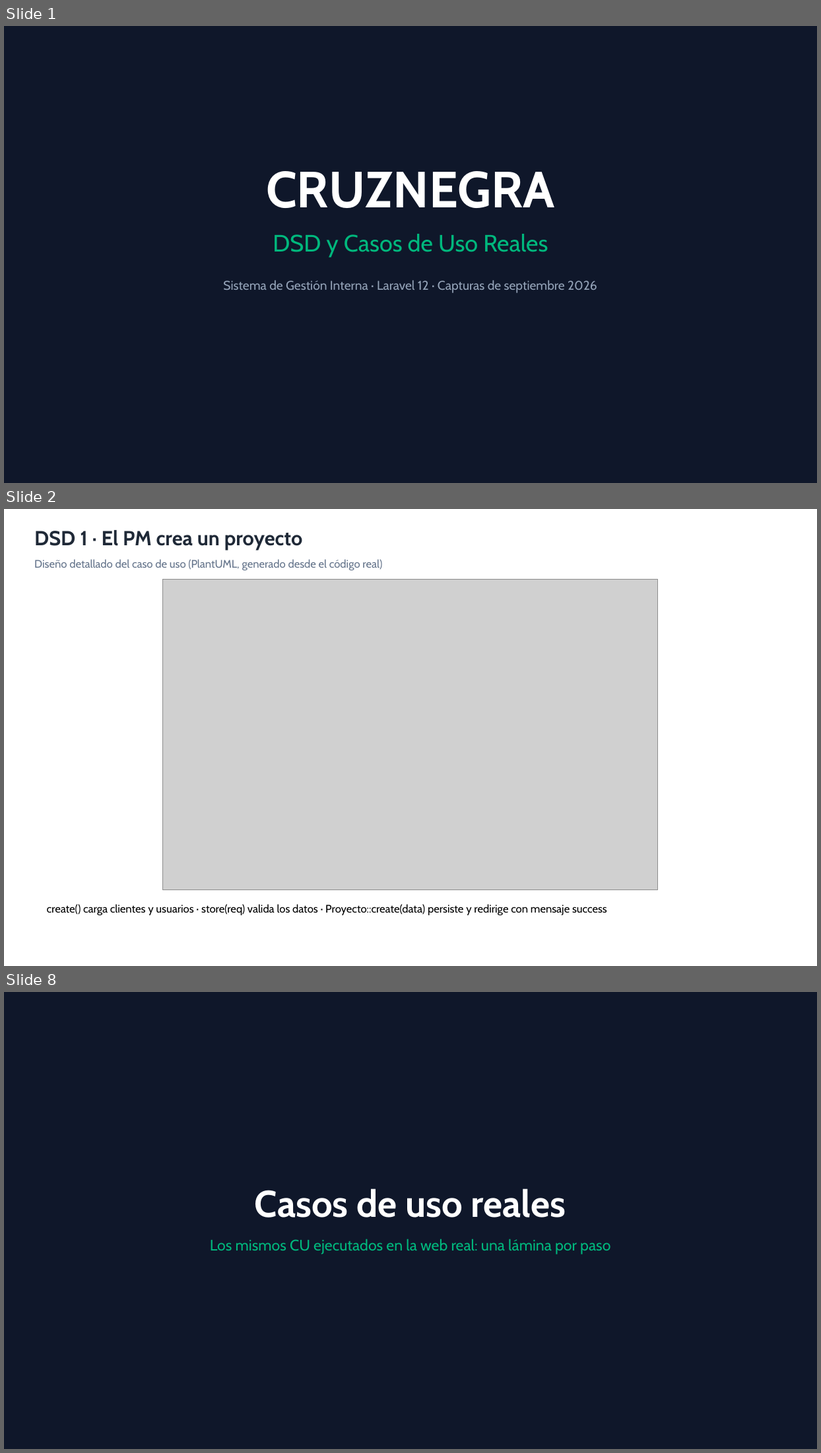
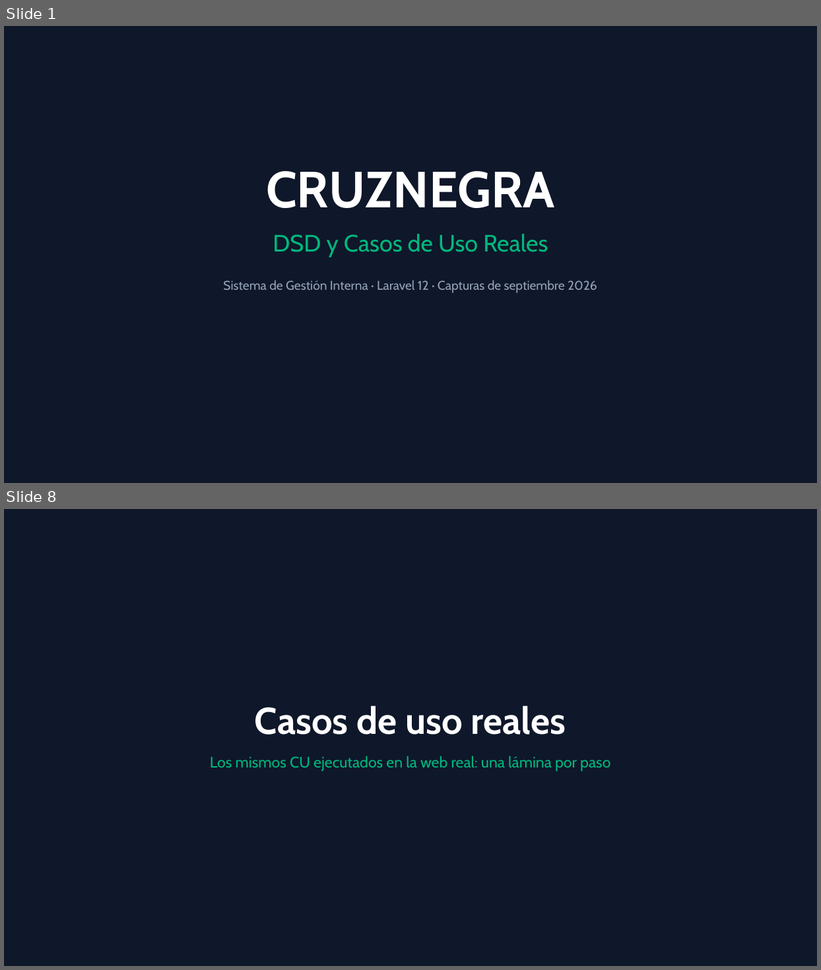
Before and after one commit to DanielOjeda25/sistema, a slide deck: docs/presentacion/CRUZNEGRA_DSD_CU_Reales.pptx. Shown one above the other, each under a label of ours: slides 1, 2 and 8 before the commit, slides 1 and 8 after it; the slides between them are not shown. The pictures are 821x1453 and 821x970 pixels, drawn with LibreOffice and Linux fonts; fonts in the diff are those of the drawing; grey boxes stand for pictures. Boxes give left, top, right and bottom in pixels: in the first picture for what was removed or moved away, otherwise in the second. Text is boxed around its words. In the diff, an @@ line names an element or a change of style, - is before the commit and + after.

```diff
--- a/docs/presentacion/CRUZNEGRA_DSD_CU_Reales.pptx
+++ b/docs/presentacion/CRUZNEGRA_DSD_CU_Reales.pptx
@@ slide 2 removed at <box>4,509,817,966</box>, background #FFFFFF @@
@@ text removed at <box>34,530,303,550</box> @@
-DSD 1 · El PM crea un proyecto
@@ text removed at <box>34,559,382,570</box> @@
-Diseño detallado del caso de uso (PlantUML, generado desde el código real)
@@ picture removed at <box>163,579,659,890</box> @@
@@ text removed at <box>47,904,607,916</box> @@
-create() carga clientes y usuarios · store(req) valida los datos · Proyecto::create(data) persiste y redirige con mensaje success
```
Also in this commit, not shown: 21 slides changed, 5 slides added, 4 other slides removed, 1 other file.
